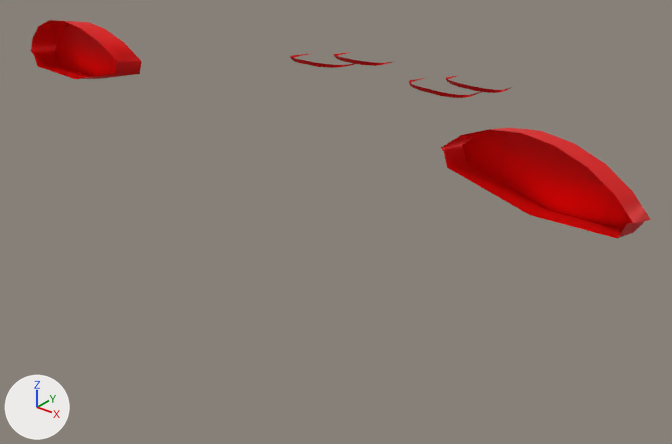
An edit to the FBX model Assets/_Gumball/Runtime/_Cars/Cars/Bugatti_Veyron/Mesh/Veyron_Roof02_Trim.fbx, drawn before and after from the same camera.
Rendered twice from a camera (50 mm lens) standing at (0.861, -0.407, 1.553) and looking at (0.017, 0.647, 0.899). The axes (+X, +Y, +Z) are drawn at lower left. The lights are the same throughout. Where no turn or scale is listed for an object, it has been applied to the vertices.

The first picture shows 'Veyron_Roof02_Trim'.
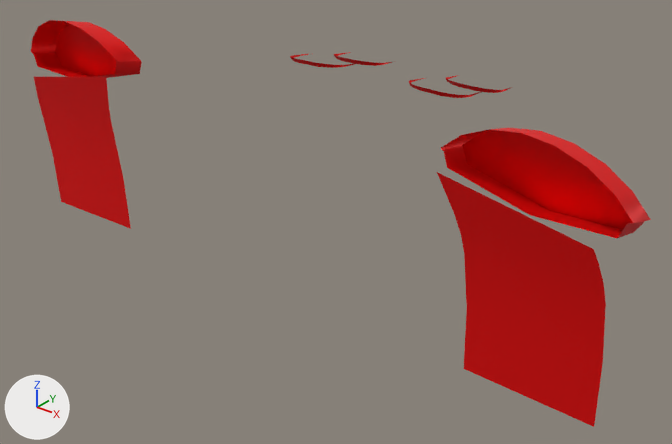
Commit message: Updates and fixes for the Veyron

Changed parts and their boxes (x1, y1, x2, y2) in the pictures (672 x 444 px):
'Veyron_Roof02_Trim', reshaped (86% taller)
    before: (31, 20, 651, 238)
    after: (31, 20, 651, 427)
part 1 of me_bugatti_obj_051, added (red)
    after: (437, 172, 606, 427)
part 2 of me_bugatti_obj_051, added (red)
    after: (34, 77, 131, 229)

The change, as a diff of the scene's bpy script:
```diff
--- a/Assets/_Gumball/Runtime/_Cars/Cars/Bugatti_Veyron/Mesh/Veyron_Roof02_Trim.fbx.py
+++ b/Assets/_Gumball/Runtime/_Cars/Cars/Bugatti_Veyron/Mesh/Veyron_Roof02_Trim.fbx.py
@@ me_bugatti_obj_051 @@
 me_bugatti_obj_051.from_pydata(...)  # 148 vertices, 92 faces; spans x -0.547..0.547, y 0.483..0.925, z 1.076..1.19
 # used by ob_veyron_roof02_trim; location = (0.0, 0.0, 0.0)
 # verts and faces of me_bugatti_obj_051; kept vertices keep their numbers, new ones are numbered from 148
+# me_bugatti_obj_051 part 1
+verts[148] = (0.342, 0.514, 0.924)  # pixel (466, 307)
+verts[149] = (0.341, 0.518, 0.826)  # pixel (463, 368)
+verts[150] = (0.309, 0.477, 1.118)  # pixel (436, 171)
+verts[151] = (0.329, 0.491, 1.063)  # pixel (454, 214)
+verts[152] = (0.339, 0.503, 1.007)  # pixel (464, 253)
+verts[153] = (0.336, 0.497, 1.035)  # pixel (460, 234)
+verts[154] = (0.532, 0.508, 0.924)  # pixel (602, 361)
+verts[155] = (0.532, 0.512, 0.826)  # pixel (594, 426)
+verts[156] = (0.514, 0.48, 1.079)  # pixel (593, 249)
+verts[157] = (0.519, 0.484, 1.063)  # pixel (598, 262)
+verts[158] = (0.53, 0.496, 1.007)  # pixel (605, 304)
+verts[159] = (0.527, 0.491, 1.035)  # pixel (603, 284)
+faces += [(148, 149, 155, 154), (148, 154, 158, 152), (152, 158, 159, 153), (150, 151, 157, 156), (151, 153, 159, 157)]
+# me_bugatti_obj_051 part 2
+verts[160] = (-0.342, 0.514, 0.924)  # pixel (123, 178)
+verts[161] = (-0.341, 0.518, 0.826)  # pixel (130, 228)
+verts[162] = (-0.309, 0.477, 1.118)  # pixel (106, 77)
+verts[163] = (-0.329, 0.491, 1.063)  # pixel (108, 106)
+verts[164] = (-0.339, 0.503, 1.007)  # pixel (114, 134)
+verts[165] = (-0.336, 0.497, 1.035)  # pixel (110, 120)
+verts[166] = (-0.532, 0.508, 0.924)  # pixel (52, 153)
+verts[167] = (-0.532, 0.512, 0.826)  # pixel (61, 201)
+verts[168] = (-0.514, 0.48, 1.079)  # pixel (33, 76)
+verts[169] = (-0.519, 0.484, 1.063)  # pixel (35, 84)
+verts[170] = (-0.53, 0.496, 1.007)  # pixel (41, 112)
+verts[171] = (-0.527, 0.491, 1.035)  # pixel (37, 98)
+faces += [(160, 166, 167, 161), (160, 164, 170, 166), (164, 165, 171, 170), (162, 168, 169, 163), (163, 169, 171, 165)]
 me_bugatti_obj_051.materials.append(mat_240z_trim)
```
